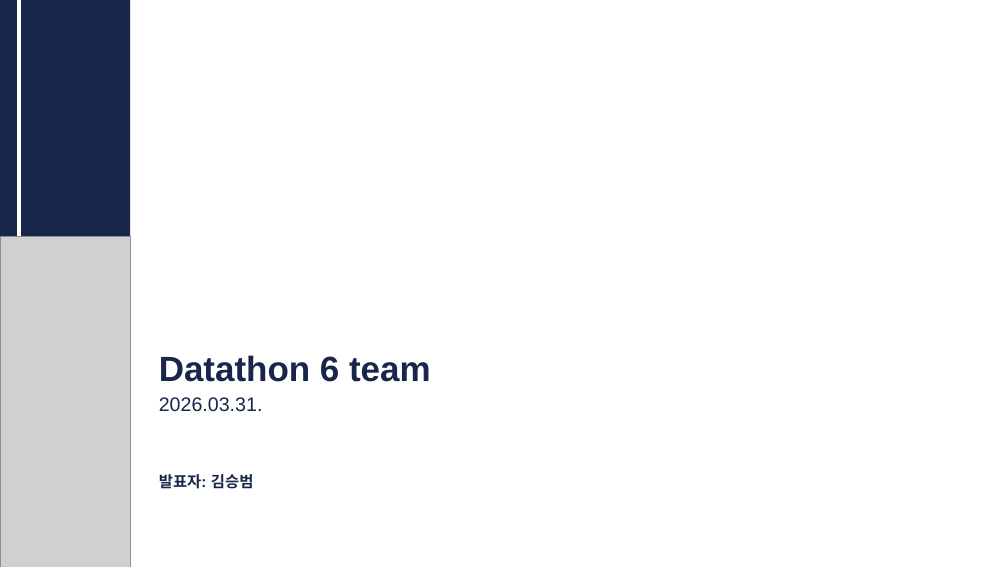
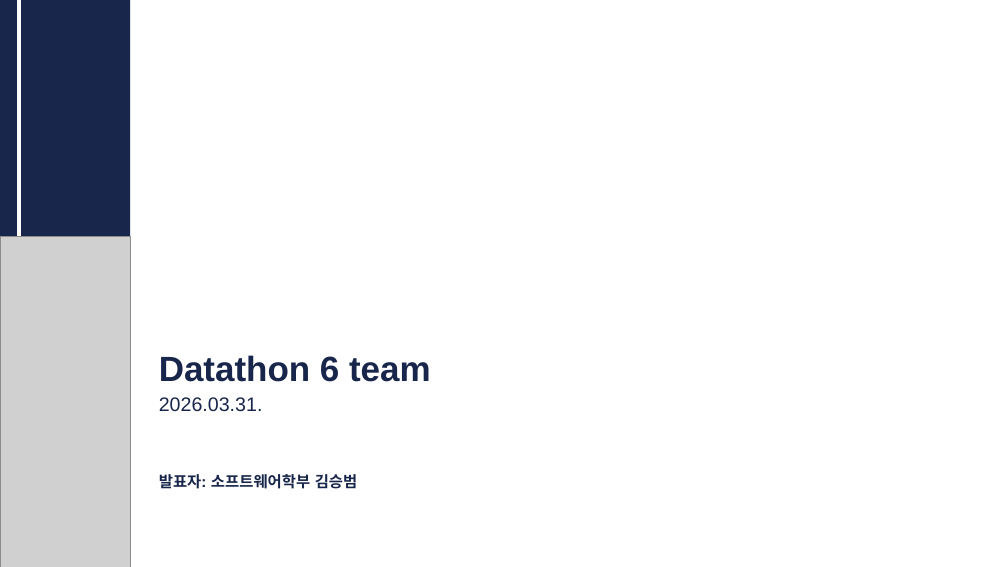
Before and after one commit to CUAI-CAU/2026-01-Week5_Datathon-Presentation, a slide deck: slide 1 of Team 6/CUAI_Datathon_6team.pptx. Drawn at 1008x567 pixels with LibreOffice and Linux fonts; fonts in the diff are those of the drawing; grey boxes stand for pictures. Boxes give left, top, right and bottom in pixels: in the first picture for what was removed or moved away, otherwise in the second. Text is boxed around its words. In the diff, an @@ line names an element or a change of style, - is before the commit and + after.

```diff
--- a/Team 6/CUAI_Datathon_6team.pptx
+++ b/Team 6/CUAI_Datathon_6team.pptx
@@ text at <box>159,474,358,489</box>: text changed @@
-발표자: 김승범
+발표자: 소프트웨어학부 김승범
```
Also in this commit, not shown: 7 other slides changed, 1 slide added.
